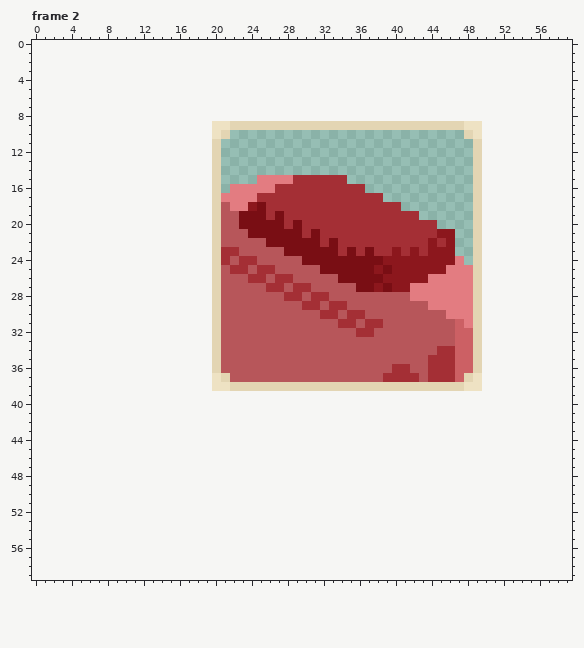
Pixel-art file -- Assets/Sprites/Environment/Options/Furniture/.BedOption.aseprite. This is how it looked before the edit.
30x30 pixels, 3 frames. Shown: frame 2. The old version is drawn lined up with the new one, on the new canvas. The commit also changed other frames, which this record leaves out.
After:
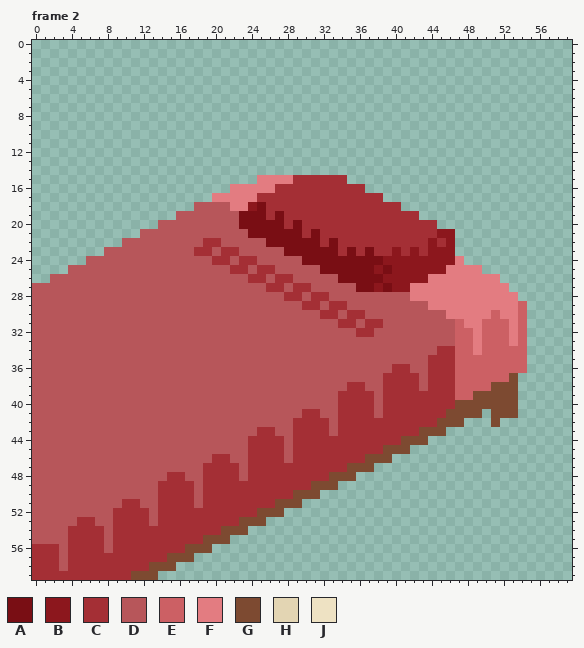
Palette (. is transparent): A #790e14  B #8c171d  C #a42f35  D #b7565a  E #cc6064  F #e37c81  G #7d4a31  H #e3d5b3  J #eee2c3
Changes in this commit:
canvas 30x30 -> 60x60, the old top-left corner now at 20,9
Changed rows in their new state; - is an unchanged pixel.
Frame 2:
first column x 0:
 9 --------------------..............................-----
10 --------------------..--------------------------..-----
11 --------------------.----------------------------.-----
12 --------------------.----------------------------.-----
13 --------------------.----------------------------.-----
14 --------------------.----------------------------.-----
15 --------------------.----------------------------.-----
16 --------------------.----------------------------.-----
17 --------------------F----------------------------.-----
18 ------------------DDD----------------------------.-----
19 ----------------DDDDD----------------------------.-----
20 --------------DDDDDDD----------------------------.-----
21 ------------DDDDDDDDD----------------------------.-----
22 ----------DDDDDDDDDCC----------------------------.-----
23 --------DDDDDDDDDDCCD----------------------------.-----
24 ------DDDDDDDDDDDDDDC----------------------------.-----
25 ----DDDDDDDDDDDDDDDDD----------------------------F-----
26 --DDDDDDDDDDDDDDDDDDD----------------------------FFF---
27 DDDDDDDDDDDDDDDDDDDDD----------------------------FFFF--
28 DDDDDDDDDDDDDDDDDDDDD----------------------------FFFFF-
29 DDDDDDDDDDDDDDDDDDDDD----------------------------FFFFFE
30 DDDDDDDDDDDDDDDDDDDDD----------------------------FFEFFE
31 DDDDDDDDDDDDDDDDDDDDD----------------------------FEEEFE
32 DDDDDDDDDDDDDDDDDDDDD----------------------------FEEEFE
33 DDDDDDDDDDDDDDDDDDDDD----------------------------FEEEFE
34 DDDDDDDDDDDDDDDDDDDDD----------------------------FEEEEE
35 DDDDDDDDDDDDDDDDDDDDD----------------------------EEEEEE
36 DDDDDDDDDDDDDDDDDDDDD----------------------------EEEEEE
37 DDDDDDDDDDDDDDDDDDDDDD--------------------------EEEEEG-
38 DDDDDDDDDDDDDDDDDDDDDDDDDDDDDDDDDDDCCDDCCCCDCCCEEEEGGG-
39 DDDDDDDDDDDDDDDDDDDDDDDDDDDDDDDDDDCCCCDCCCCCCCCEEGGGGG-
40 DDDDDDDDDDDDDDDDDDDDDDDDDDDDDDDDDDCCCCDCCCCCCCCGGGGGGG-
41 DDDDDDDDDDDDDDDDDDDDDDDDDDDDDDCCDDCCCCDCCCCCCCGGGG-GGG-
42 DDDDDDDDDDDDDDDDDDDDDDDDDDDDDCCCCDCCCCCCCCCCCGGG---G---
43 DDDDDDDDDDDDDDDDDDDDDDDDDCCDDCCCCDCCCCCCCCCGGG---------
44 DDDDDDDDDDDDDDDDDDDDDDDDCCCCDCCCCCCCCCCCCGGG-----------
45 DDDDDDDDDDDDDDDDDDDDDDDDCCCCDCCCCCCCCCCGGG-------------
46 DDDDDDDDDDDDDDDDDDDDCCDDCCCCDCCCCCCCCGGG---------------
47 DDDDDDDDDDDDDDDDDDDCCCCDCCCCCCCCCCCGGG-----------------
48 DDDDDDDDDDDDDDDCCDDCCCCDCCCCCCCCCGGG-------------------
49 DDDDDDDDDDDDDDCCCCDCCCCCCCCCCCCGGG---------------------
50 DDDDDDDDDDDDDDCCCCDCCCCCCCCCCGGG-----------------------
51 DDDDDDDDDDCCDDCCCCDCCCCCCCCGGG-------------------------
52 DDDDDDDDDCCCCDCCCCCCCCCCCGGG---------------------------
53 DDDDDCCDDCCCCDCCCCCCCCCGGG-----------------------------
54 DDDDCCCCDCCCCCCCCCCCCGGG-------------------------------
55 DDDDCCCCDCCCCCCCCCCGGG---------------------------------
56 CCCDCCCCDCCCCCCCCGGG-----------------------------------
57 CCCDCCCCCCCCCCCGGG-------------------------------------
58 CCCDCCCCCCCCCGGG---------------------------------------
59 CCCCCCCCCCCGGG-----------------------------------------
Pixel boxes of the changes (left, top, right, bottom) in both pictures:
changed: (32, 121, 527, 580)
